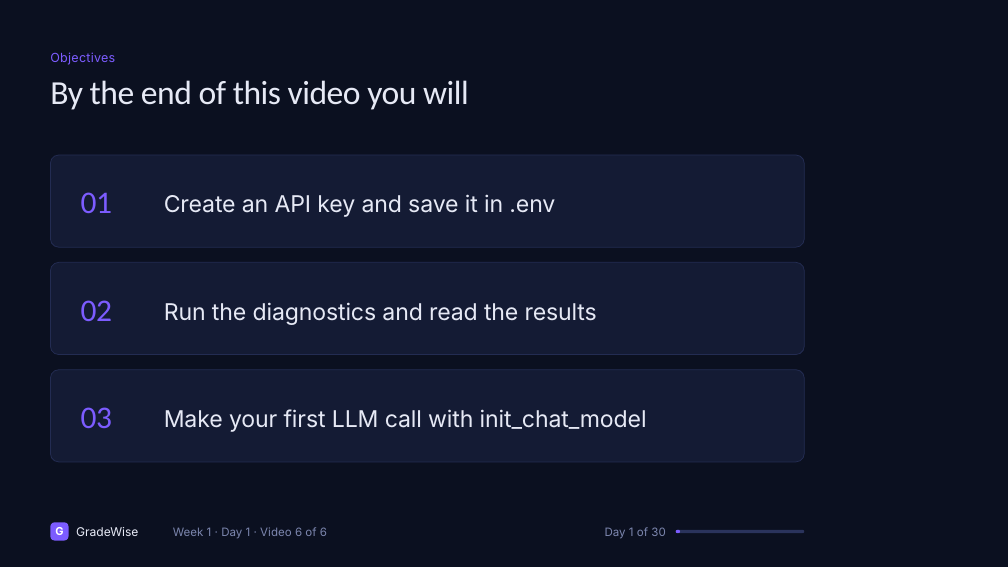
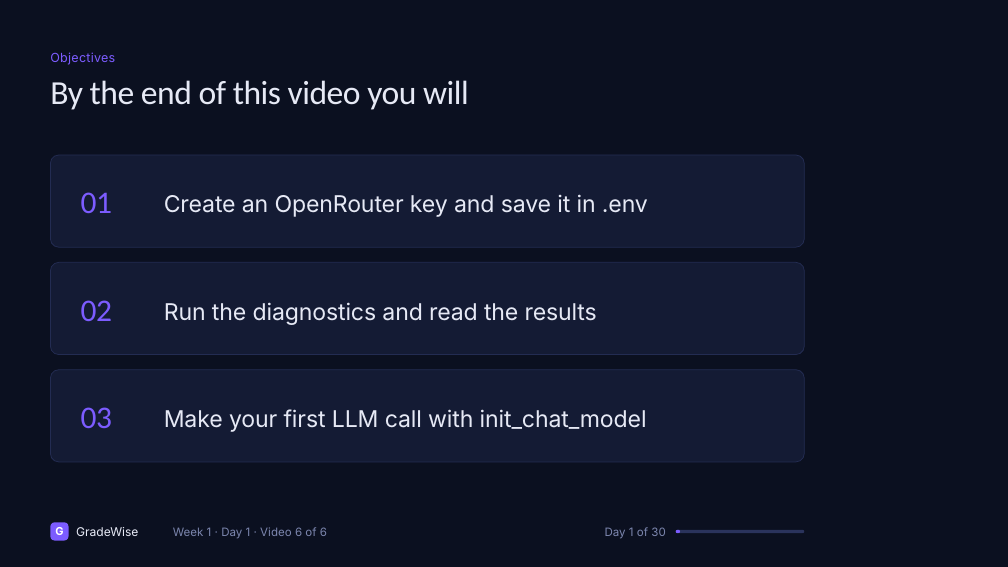
Before and after one commit to jainakshat15/agentic-rag-gradewise, a slide deck: slide 85 of slides/source/week_1.pptx (slide 83 before the commit). Drawn at 1008x567 pixels with LibreOffice and Linux fonts; fonts in the diff are those of the drawing. Boxes give left, top, right and bottom in pixels: in the first picture for what was removed or moved away, otherwise in the second. Text is boxed around its words. In the diff, an @@ line names an element or a change of style, - is before the commit and + after.

```diff
--- a/slides/source/week_1.pptx
+++ b/slides/source/week_1.pptx
@@ text at (x1=164, y1=194, x2=648, y2=217): text changed @@
-Create an API key and save it in .env
+Create an OpenRouter key and save it in .env
```
Also in this commit, not shown: 18 other slides changed, 3 slides added, 1 slide removed, 7 other files.
